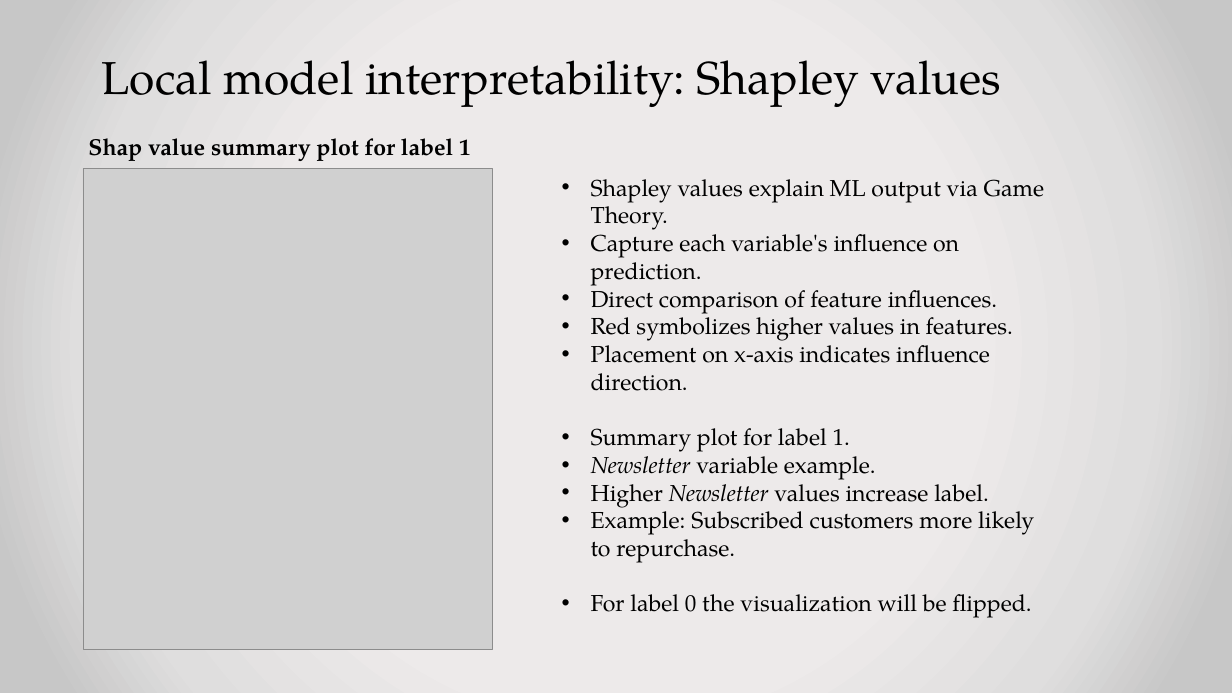
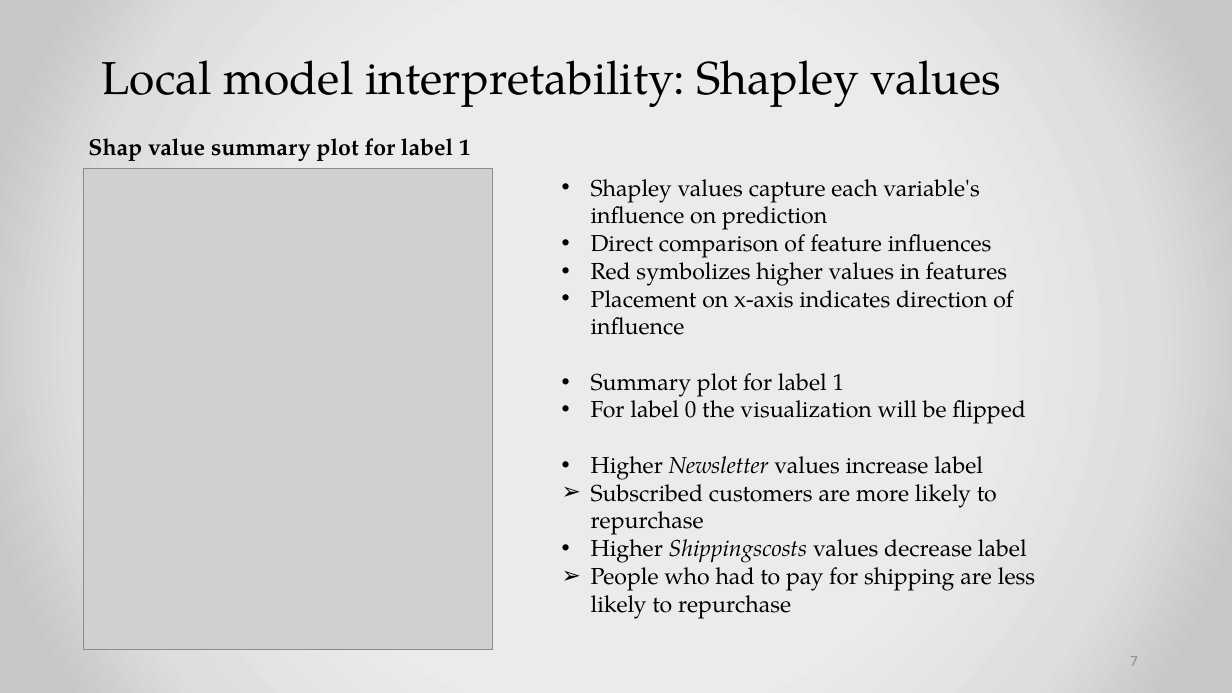
Before and after one commit to benherz/Mini-Project, a slide deck: slide 7 of DS405_ML_presentation_2.pptx. Drawn at 1232x693 pixels with LibreOffice and Linux fonts; fonts in the diff are those of the drawing; grey boxes stand for pictures. Boxes give left, top, right and bottom in pixels: in the first picture for what was removed or moved away, otherwise in the second. Text is boxed around its words. In the diff, an @@ line names an element or a change of style, - is before the commit and + after.

Commit message:
Final presentation?

```diff
--- a/DS405_ML_presentation_2.pptx
+++ b/DS405_ML_presentation_2.pptx
@@ text at [591,179,1035,619]: text changed @@
-• Shapley values explain ML output via Game Theory.
-• Capture each variable's influence on prediction.
-• Direct comparison of feature influences.
-• Red symbolizes higher values in features.
-• Placement on x-axis indicates influence direction.
-• Summary plot for label 1.
-• Newsletter variable example.
-• Higher Newsletter values increase label.
-• Example: Subscribed customers more likely to repurchase.
-• For label 0 the visualization will be flipped.
+• Shapley values capture each variable's influence on prediction
+• Direct comparison of feature influences
+• Red symbolizes higher values in features
+• Placement on x-axis indicates direction of influence
+• Summary plot for label 1
+• For label 0 the visualization will be flipped
+• Higher Newsletter values increase label
+➢ Subscribed customers are more likely to repurchase
+• Higher Shippingscosts values decrease label
+➢ People who had to pay for shipping are less likely to repurchase
@@ page number added at [1130,656,1138,666], 12 pt, text #8C8C8C @@
+7
```
Also in this commit, not shown: 6 other slides changed, 1 slide added, 1 slide removed.
